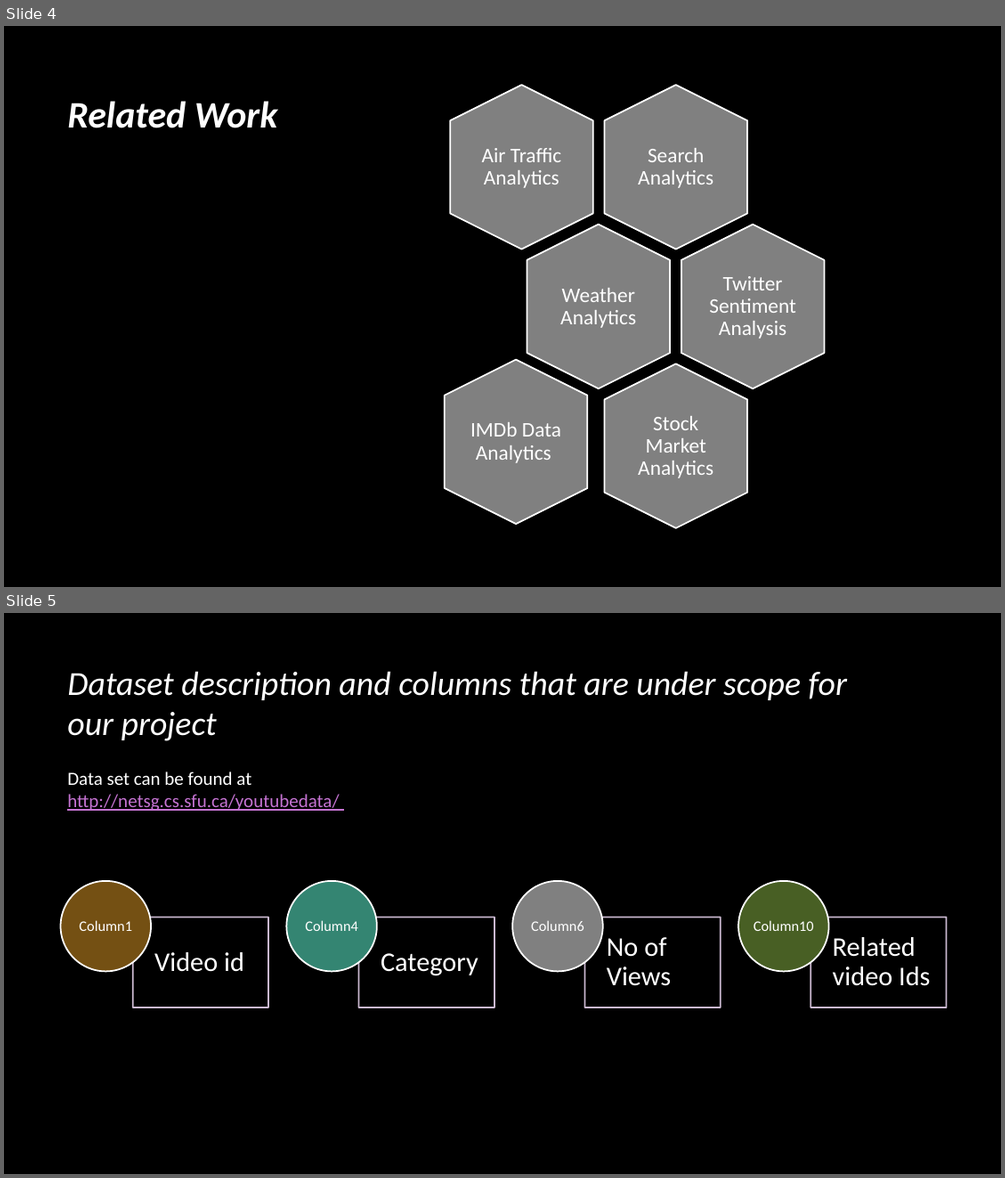
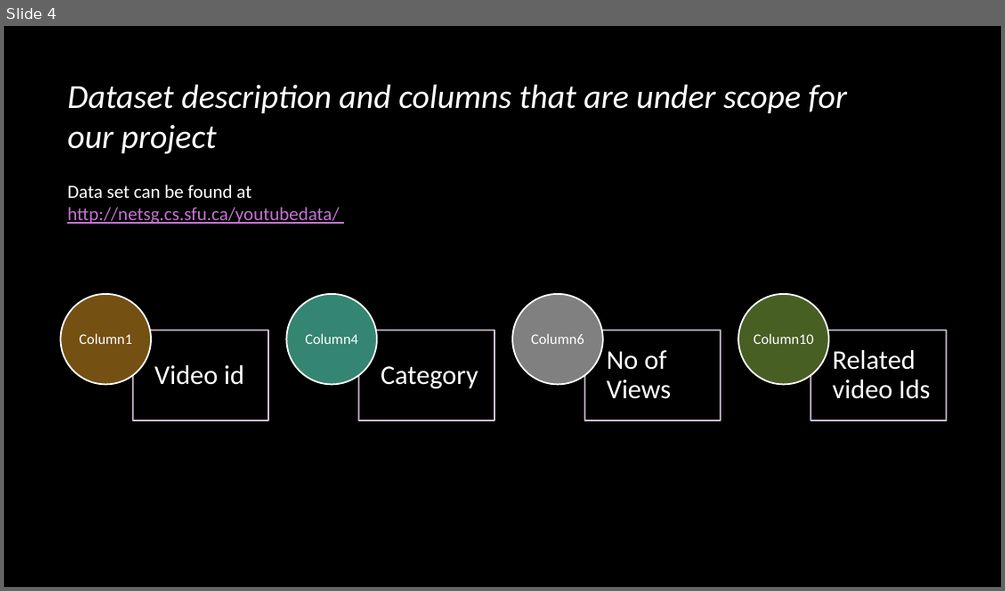
Before and after one commit to EvanGrill/CS436_Big_Data_Systems, a slide deck: doc/Bigdataproposal.pptx. Shown one above the other, each under a label of ours: slides 4 and 5 before the commit, slide 4 after it. The pictures are 1005x1178 and 1005x591 pixels, drawn with LibreOffice and Linux fonts; fonts in the diff are those of the drawing; background and template pictures are left out. Boxes give left, top, right and bottom in pixels: in the first picture for what was removed or moved away, otherwise in the second. Text is boxed around its words. In the diff, an @@ line names an element or a change of style, - is before the commit and + after.

```diff
--- a/doc/Bigdataproposal.pptx
+++ b/doc/Bigdataproposal.pptx
@@ slide 4 removed at [4, 26, 1001, 587], background picture (left out) @@
@@ title removed at [67, 101, 278, 128] @@
-Related Work
@@ group removed at [445, 85, 825, 528]: 6 hexagons, 6 texts @@
-Search Analytics
-Air Traffic Analytics
-Weather Analytics
-Twitter Sentiment Analysis
-Stock Market Analytics
-IMDb Data Analytics
@@ what was slide 5 is now slide 4 @@
```
Also in this commit, not shown: 6 slides changed, 1 slide added, 1 other slide removed, 1 other file.
